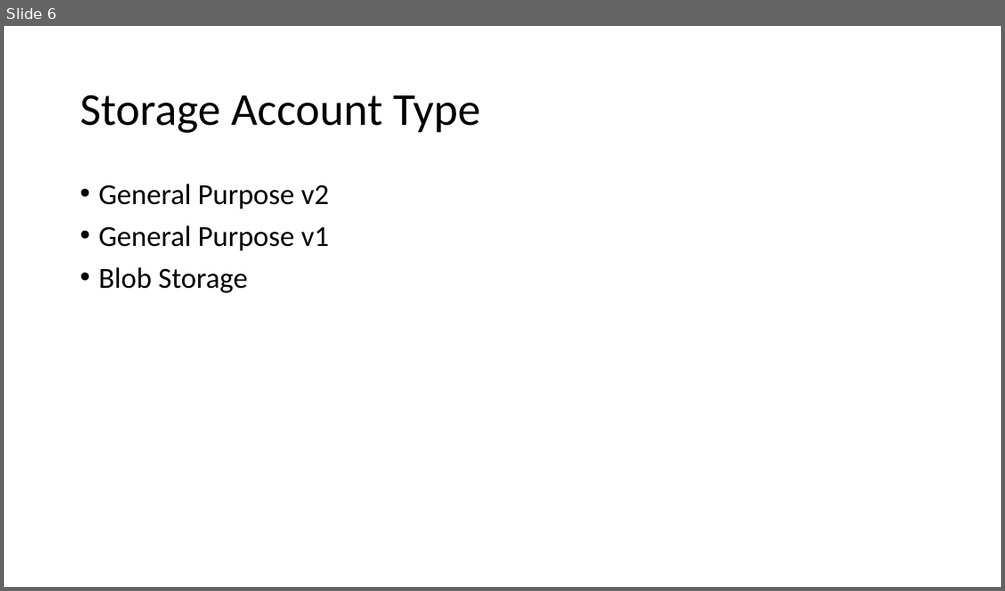
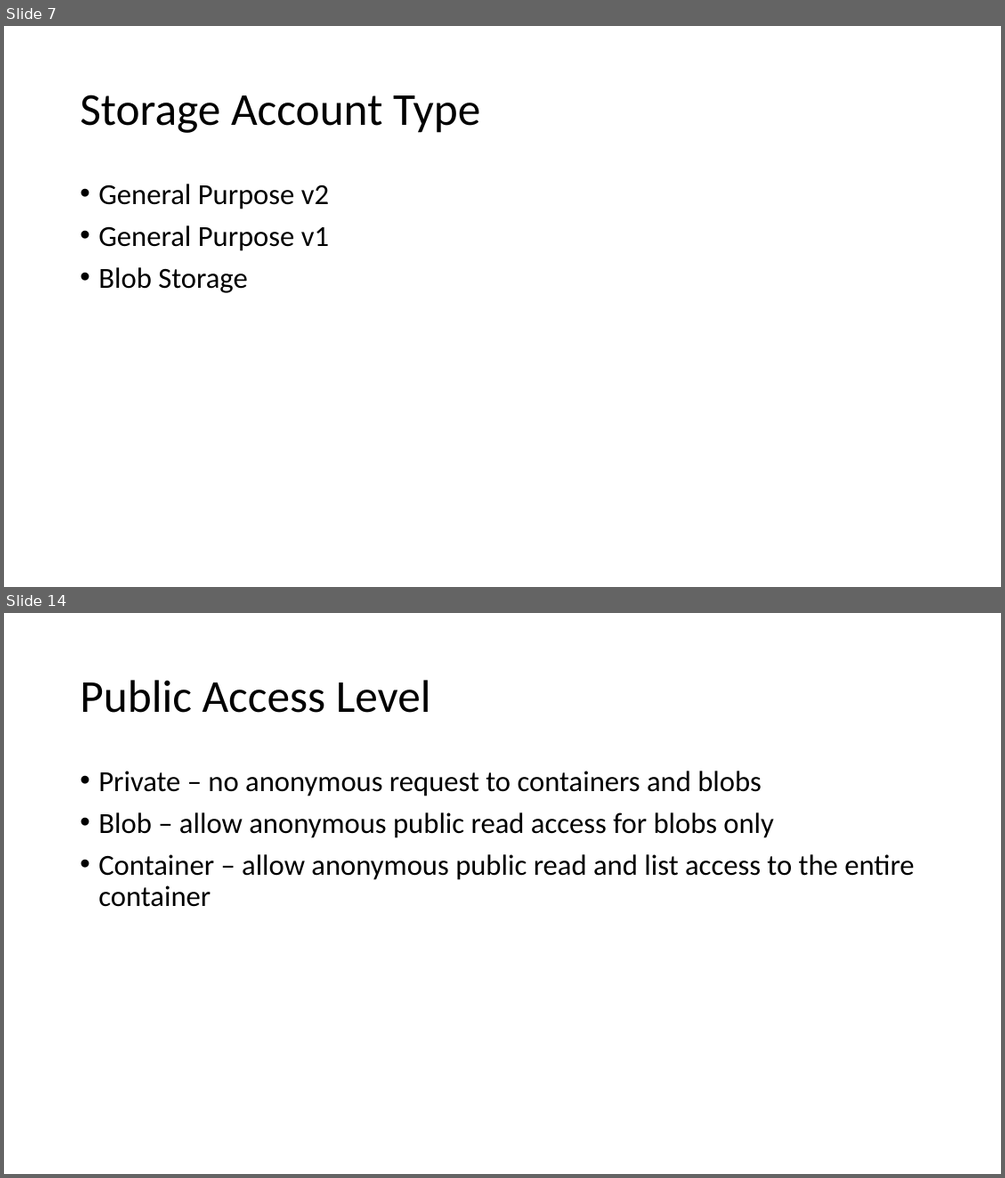
Before and after one commit to Anwarthajudeen/09Sep-AZ104, a slide deck: Azure Storage.pptx. Shown one above the other, each under a label of ours: slide 6 before the commit, slides 7 and 14 after it; the slides between them are not shown. The pictures are 1005x591 and 1005x1178 pixels, drawn with LibreOffice and Linux fonts; fonts in the diff are those of the drawing. Boxes give left, top, right and bottom in pixels: in the first picture for what was removed or moved away, otherwise in the second. Text is boxed around its words. In the diff, an @@ line names an element or a change of style, - is before the commit and + after.

```diff
--- a/Azure Storage.pptx
+++ b/Azure Storage.pptx
@@ slide 14 added at <box>4,613,1001,1174</box>, background #FFFFFF @@
@@ title added at <box>80,680,431,713</box>, 44 pt, text #000000 @@
+Public Access Level
@@ text added at <box>98,771,914,907</box>, 28 pt, text #000000 @@
+• Private – no anonymous request to containers and blobs
+• Blob – allow anonymous public read access for blobs only
+• Container – allow anonymous public read and list access to the entire container
@@ what was slide 6 is now slide 7 @@
```
Also in this commit, not shown: 17 other slides added.
